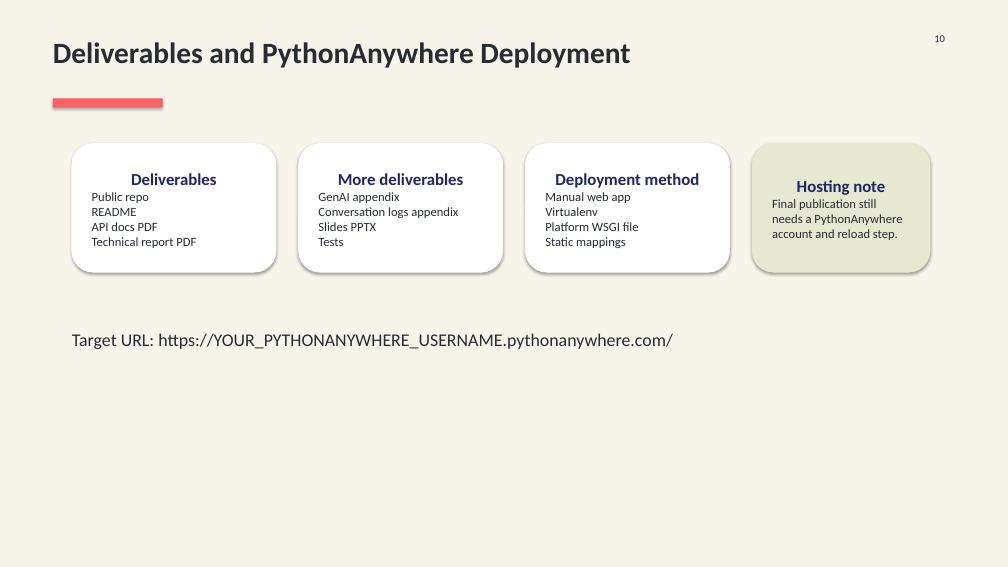
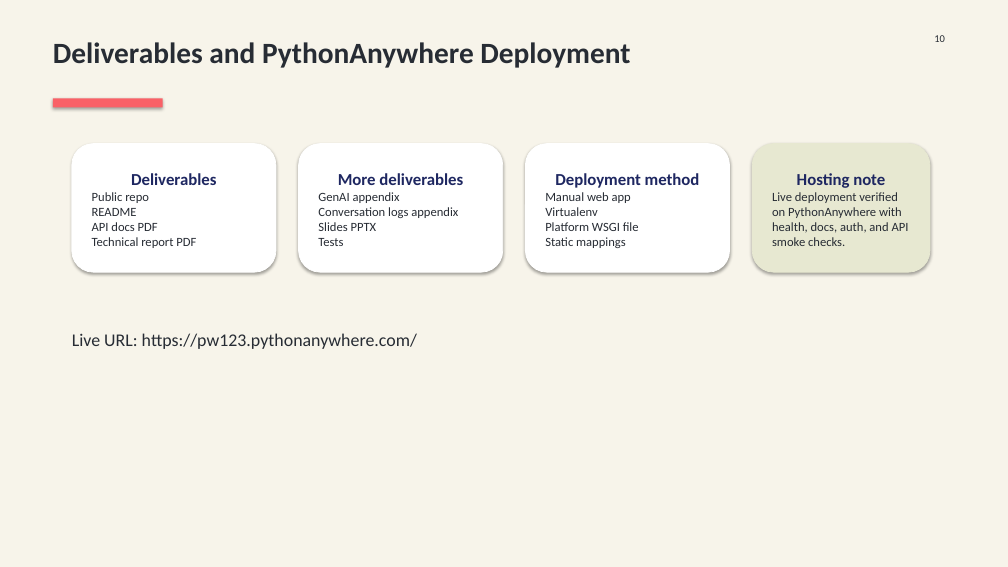
Before and after one commit to IJF9GAWHY8FGA8/bookscope-api, a slide deck: slide 10 of slides/bookscope_presentation.pptx. Drawn at 1008x567 pixels with LibreOffice and Linux fonts; fonts in the diff are those of the drawing. Boxes give left, top, right and bottom in pixels: in the first picture for what was removed or moved away, otherwise in the second. Text is boxed around its words. In the diff, an @@ line names an element or a change of style, - is before the commit and + after.

Commit message:
docs: record live PythonAnywhere deployment and refresh submission assets

```diff
--- a/slides/bookscope_presentation.pptx
+++ b/slides/bookscope_presentation.pptx
@@ text in rounded rectangle at (772, 192, 909, 246): text changed @@
-Final publication still needs a PythonAnywhere account and reload step.
+Live deployment verified on PythonAnywhere with health, docs, auth, and API smoke checks.
@@ text at (72, 333, 417, 349): text changed @@
-Target URL: https://YOUR_PYTHONANYWHERE_USERNAME.pythonanywhere.com/
+Live URL: https://pw123.pythonanywhere.com/
```
Also in this commit, not shown: 1 other slide changed, 9 other files.
